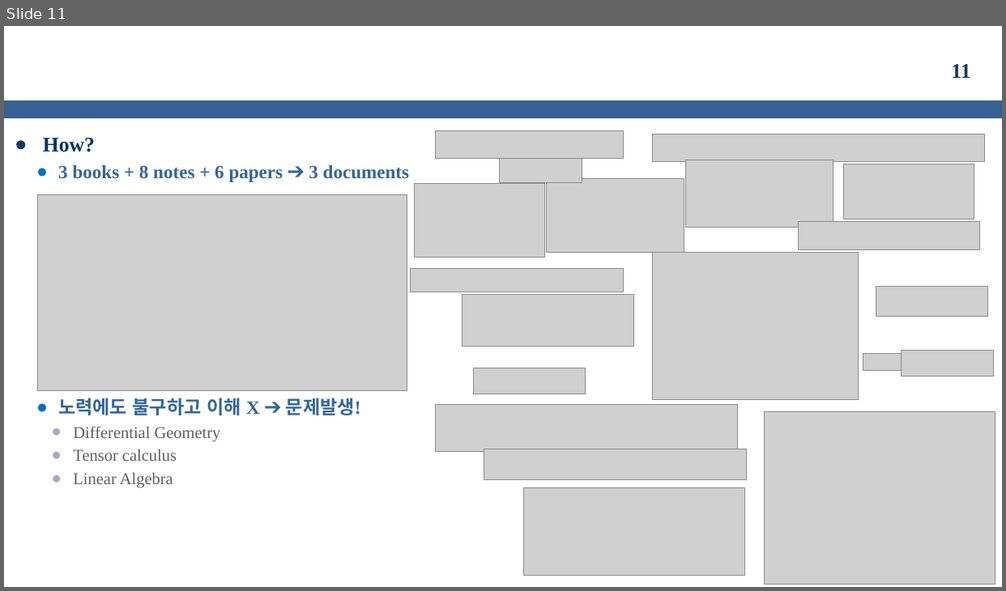
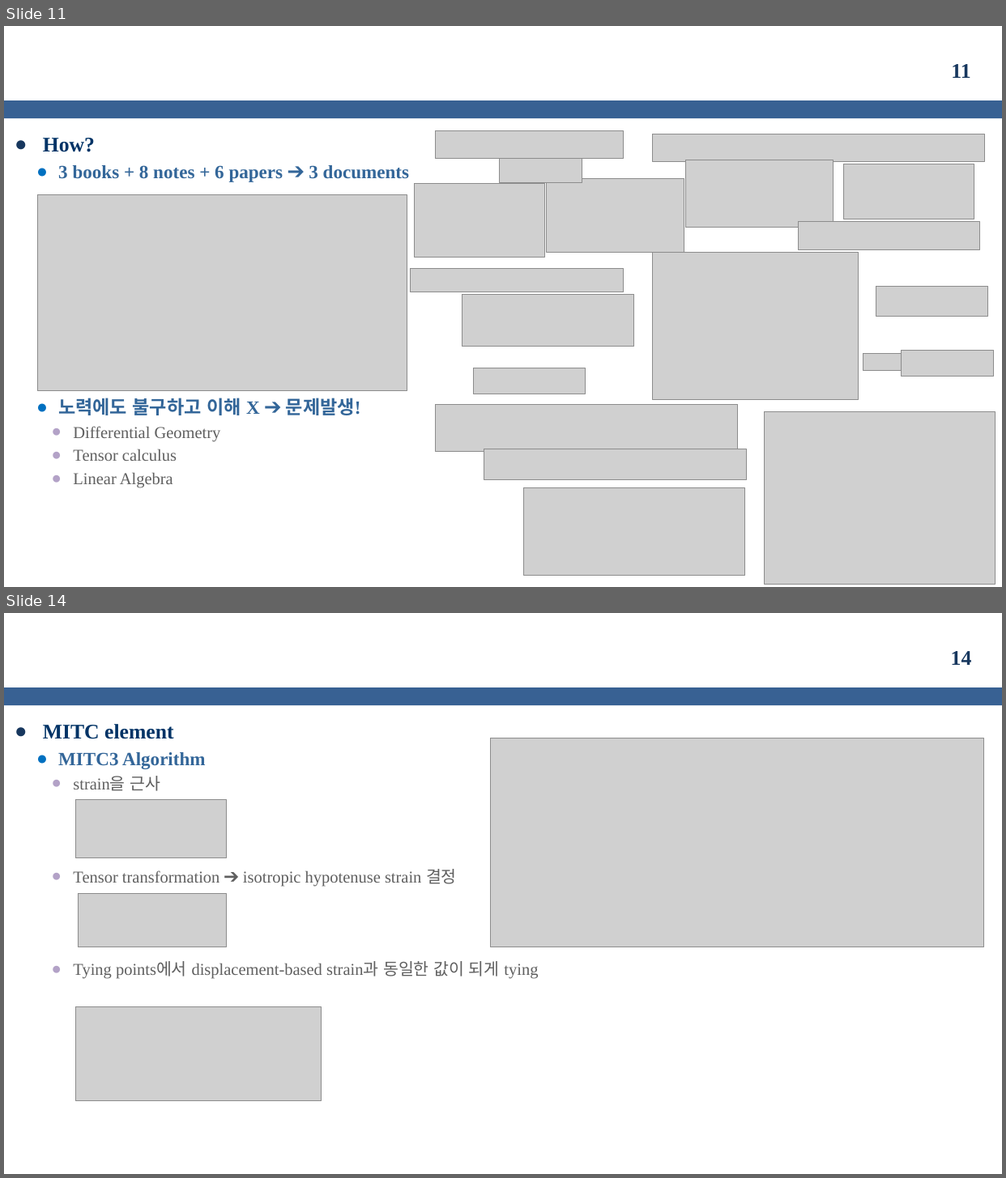
Before and after one commit to kms0523/Study, a slide deck: 발표자료/성과발표(중간).pptx. Shown one above the other, each under a label of ours: slide 11 before the commit, slides 11 and 14 after it; the slides between them are not shown. The pictures are 1006x591 and 1006x1178 pixels, drawn with LibreOffice and Linux fonts; fonts in the diff are those of the drawing; grey boxes stand for pictures; background and template pictures are left out. Boxes give left, top, right and bottom in pixels: in the first picture for what was removed or moved away, otherwise in the second. Text is boxed around its words. In the diff, an @@ line names an element or a change of style, - is before the commit and + after.

```diff
--- a/발표자료/성과발표(중간).pptx
+++ b/발표자료/성과발표(중간).pptx
@@ slide 14 added at <box>4,613,1002,1174</box>, background #FFFFFF; not listed: 1 template element that a slide beside it also shows @@
@@ page number added at <box>951,651,972,665</box>, 20 pt, text #17375E, bold @@
+14
@@ text added at <box>43,724,538,979</box>, 16 pt, text #5F5F5F @@
+● MITC element
+  ● MITC3 Algorithm
+    ● strain을 근사
+    ● Tensor transformation ➔ isotropic hypotenuse strain 결정
+    ● Tying points에서 displacement-based strain과 동일한 값이 되게 tying
@@ picture added at <box>490,738,983,947</box> @@
@@ picture added at <box>76,800,226,858</box> @@
@@ picture added at <box>78,894,227,947</box> @@
@@ picture added at <box>76,1007,322,1101</box> @@
```
Also in this commit, not shown: 4 slides changed, 4 other slides added, 1 slide removed, 12 other files.
